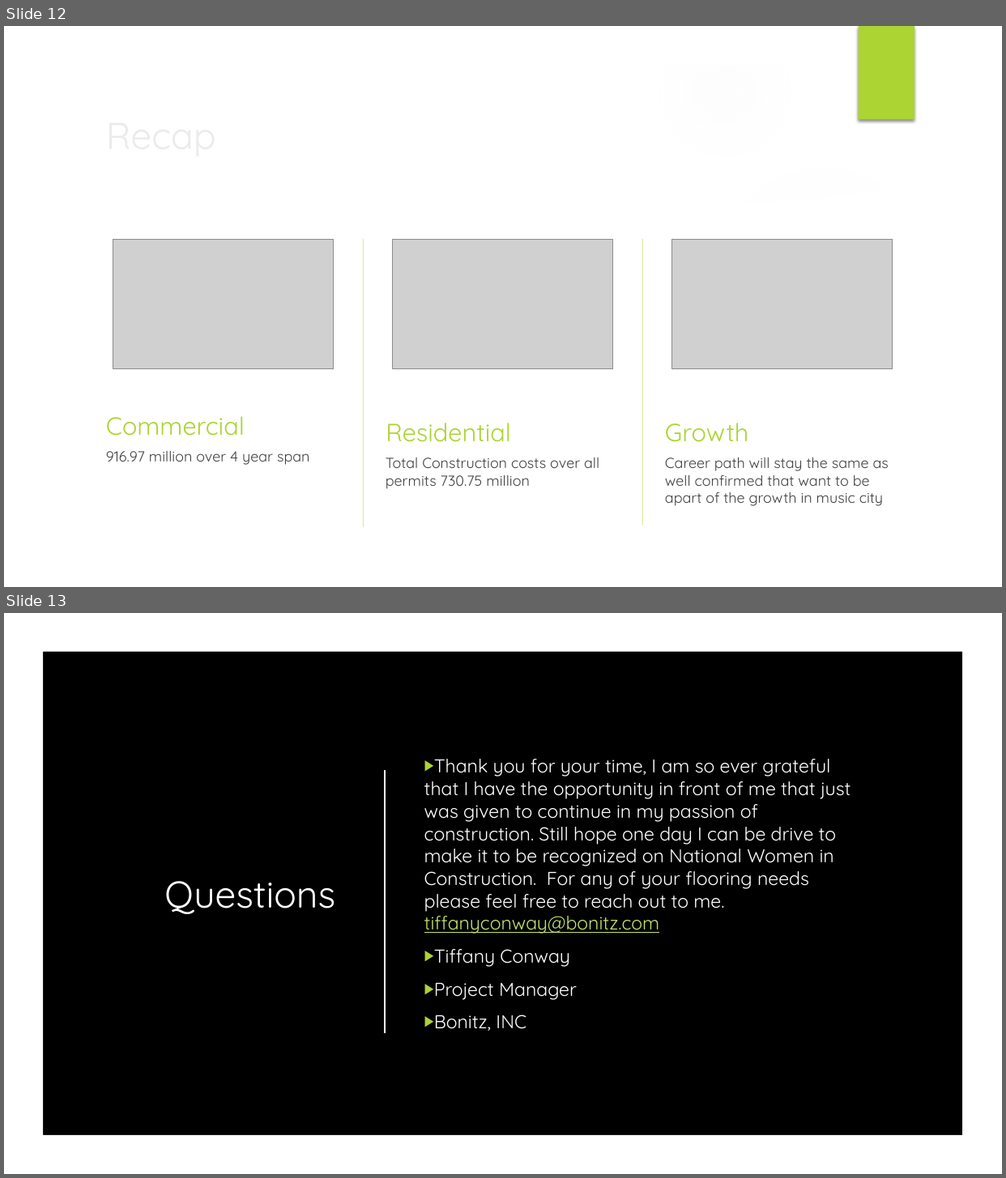
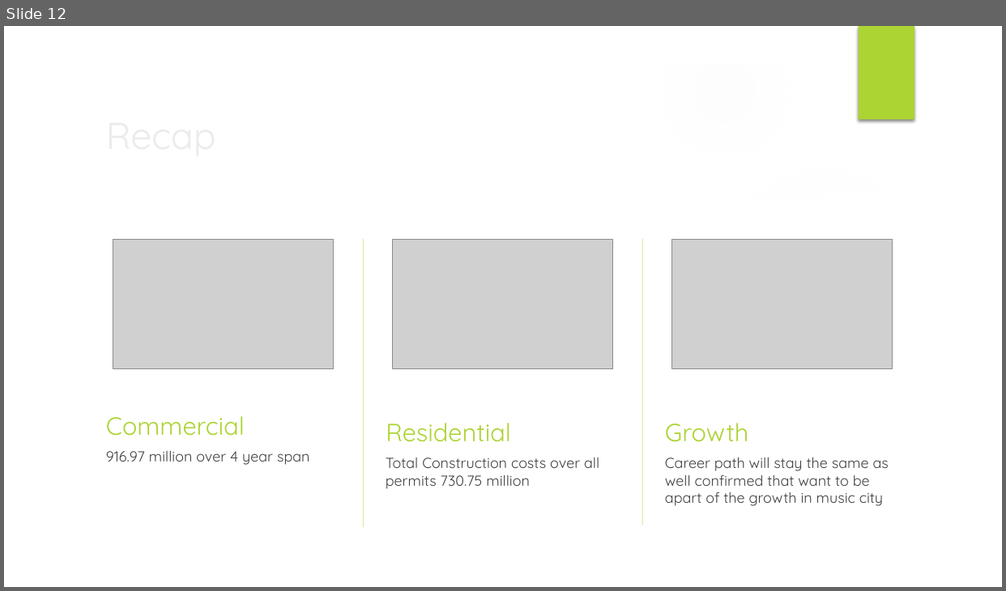
Before and after one commit to Ranae0213/capstone-DA12-, a slide deck: Power point/Permit Capstone.pptx. Shown one above the other, each under a label of ours: slides 12 and 13 before the commit, slide 12 after it. The pictures are 1006x1178 and 1006x591 pixels, drawn with LibreOffice and Linux fonts; fonts in the diff are those of the drawing; grey boxes stand for pictures; background and template pictures are left out. Boxes give left, top, right and bottom in pixels: in the first picture for what was removed or moved away, otherwise in the second. Text is boxed around its words. In the diff, an @@ line names an element or a change of style, - is before the commit and + after.

Commit message:
PP changes

```diff
--- a/Power point/Permit Capstone.pptx
+++ b/Power point/Permit Capstone.pptx
@@ slide 13 removed at [4, 613, 1002, 1174], background picture (left out) @@
@@ group removed at [4, 613, 1002, 1174]: 4 ellipses, 1 freeform shape @@
@@ rectangle removed at [4, 613, 1002, 1174] @@
@@ freeform shape removed at [4, 613, 1002, 1174] @@
@@ rectangle removed at [859, 613, 914, 707] @@
@@ line removed from (385, 771) to (385, 1033) @@
@@ text removed at [424, 759, 850, 1031] @@
-▶ Thank you for your time, I am so ever grateful that I have the opportunity in front of me that just was given to continue in my passion of construction. Still hope one day I can be drive to make it to be recognized on National Women in Construction. For any of your flooring needs please feel free to reach out to me. tiffanyconway@bonitz.com
-▶ Tiffany Conway
-▶ Project Manager
-▶ Bonitz, INC
@@ title removed at [164, 881, 335, 914] @@
-Questions
@@ group removed at [4, 613, 790, 1174]: 4 ellipses @@
```
Also in this commit, not shown: 4 slides added, 4 other slides removed.
